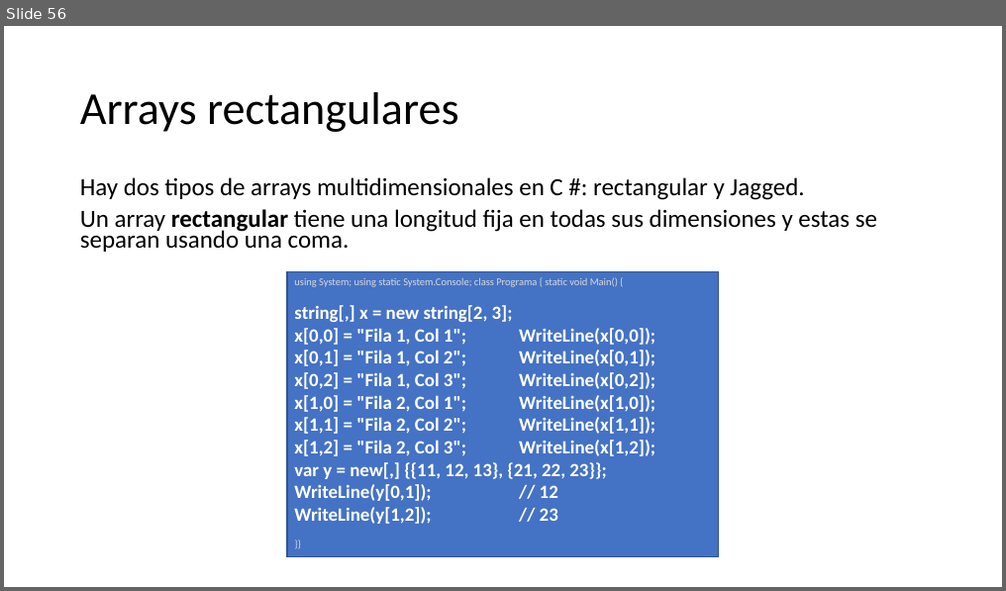
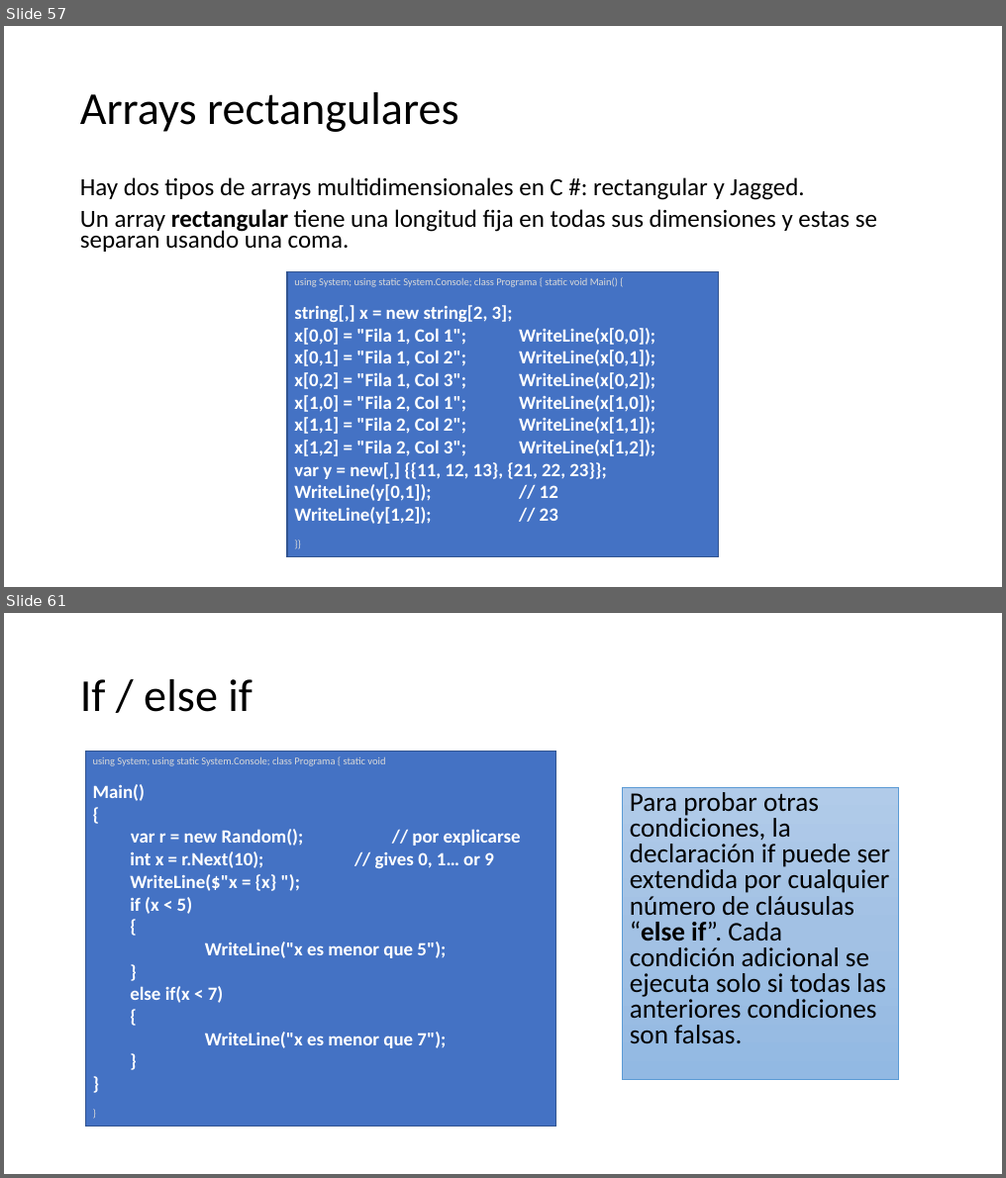
Before and after one commit to AlbertOsinaga/CursoCSharp__8, a slide deck: CSharpQuickReferencia.pptx. Shown one above the other, each under a label of ours: slide 56 before the commit, slides 57 and 61 after it; the slides between them are not shown. The pictures are 1006x591 and 1006x1178 pixels, drawn with LibreOffice and Linux fonts; fonts in the diff are those of the drawing. Boxes give left, top, right and bottom in pixels: in the first picture for what was removed or moved away, otherwise in the second. Text is boxed around its words. In the diff, an @@ line names an element or a change of style, - is before the commit and + after.

```diff
--- a/CSharpQuickReferencia.pptx
+++ b/CSharpQuickReferencia.pptx
@@ slide 61 added at (4, 613, 1002, 1174), background #FFFFFF @@
@@ title added at (80, 679, 252, 712), 44 pt, text #000000 @@
+If / else if
@@ rectangle added at (85, 752, 556, 1128), fill #4472C4, outline #325491 1 pt, 18 pt, text #FFFFFF, bold @@
+using System; using static System.Console; class Programa { static void
+Main()
+{
+var r = new Random(); // por explicarse
+  int x = r.Next(10); // gives 0, 1… or 9
+  WriteLine($"x = {x} ");
+  if (x < 5)
+  {
+  WriteLine("x es menor que 5");
+  }
+  else if(x < 7)
+  {
+  WriteLine("x es menor que 7");
+  }
+}
+}
@@ text added at (623, 787, 899, 1080), fill gradient #B1CBE9 to #A3C1E5 to #93B9E4, outline #5B9BD5 0.5 pt, 25.9 pt, text #000000 @@
+Para probar otras condiciones, la declaración if puede ser extendida por cualquier número de cláusulas “else if”. Cada condición adicional se ejecuta solo si todas las anteriores condiciones son falsas.
@@ what was slide 56 is now slide 57 @@
```
Also in this commit, not shown: 1 slide changed, 43 other slides added, 1 slide removed, 3 other files.
